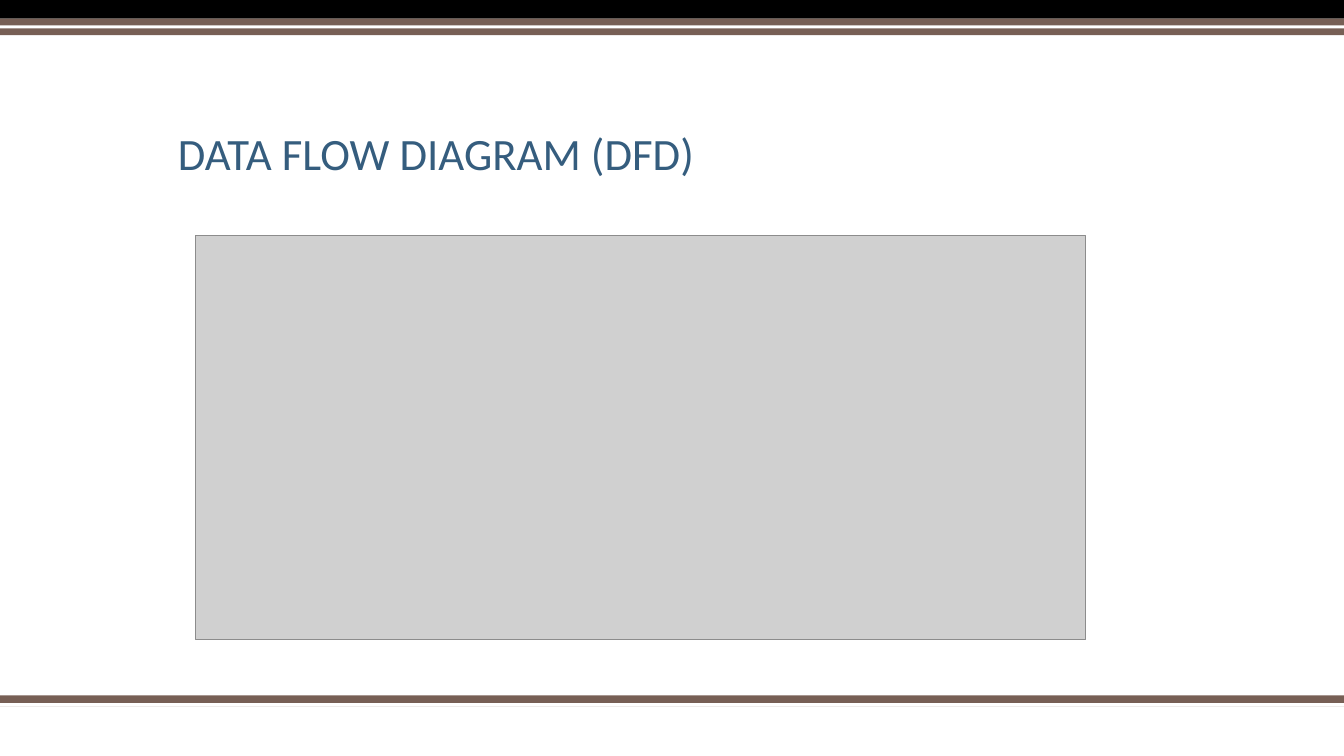
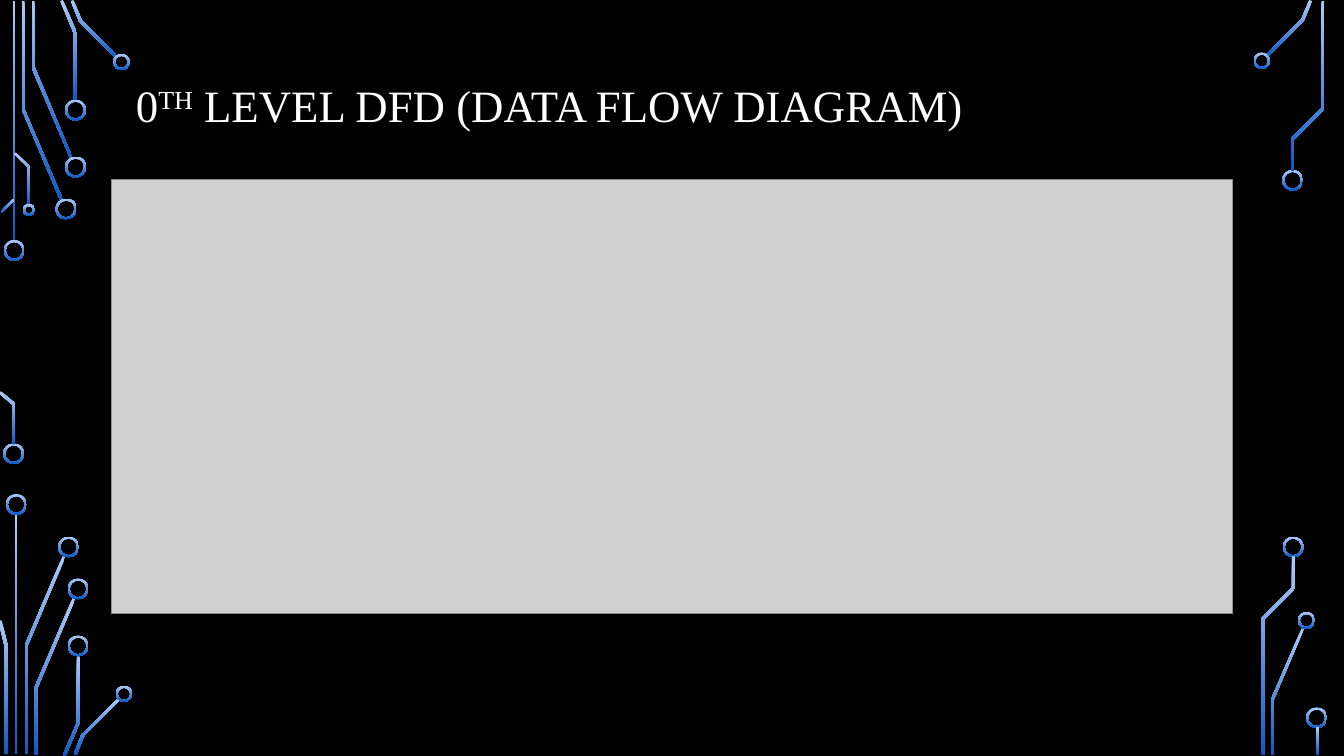
Before and after one commit to vyasaman/movie-ticket-booking, a slide deck: slide 4 of Movie Ticket Booking System.pptx. Drawn at 1344x756 pixels with LibreOffice and Linux fonts; fonts in the diff are those of the drawing; grey boxes stand for pictures; background and template pictures are left out. Boxes give left, top, right and bottom in pixels: in the first picture for what was removed or moved away, otherwise in the second. Text is boxed around its words. In the diff, an @@ line names an element or a change of style, - is before the commit and + after.

```diff
--- a/Movie Ticket Booking System.pptx
+++ b/Movie Ticket Booking System.pptx
@@ background #FFFFFF to picture (left out) @@
@@ rectangle removed at [0, 0, 1344, 19] @@
@@ rectangle removed at [0, 19, 1344, 35] @@
@@ rectangle removed at [0, 25, 1344, 28] @@
@@ title "0TH LEVEL DFD (DATA FLOW ..." at [204, 91, 962, 132]: vertical alignment bottom to middle @@
@@ title at [204, 91, 962, 132]: text changed; font Calibri to Times New Roman; text colour #355D7E to #FFFFFF @@
-DATA FLOW DIAGRAM (DFD)
+0TH LEVEL DFD (DATA FLOW DIAGRAM)
@@ picture: place and size @@
-picture at [196, 235, 1086, 640]
+picture at [112, 179, 1232, 613]
@@ rectangle removed at [0, 696, 1344, 707] @@
@@ rectangle removed at [0, 704, 1344, 707] @@
@@ group added at [0, 0, 1327, 756]: 33 freeform shapes, 3 rectangles @@
```
Also in this commit, not shown: 2 other slides changed, 3 slides added, 2 slides removed, 1 other file.
